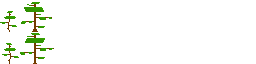
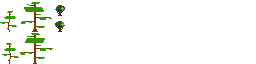
Comparing the layer stacks of the two 256px x 64px images. Changes:
added group "BushSmall" with 11 layers over bbox(55, 5, 65, 32)
added group "BushMedium[F2]" with 5 layers in group "BushSmall" over bbox(55, 5, 65, 16)
added group "Foliage #1" with 3 layers in group "BushMedium[F2]" over bbox(55, 5, 65, 12)
added layer "Flowers #1" in group "Foliage #1" over bbox(57, 5, 64, 12)
added layer "FoliageBody #1" in group "Foliage #1" over bbox(55, 5, 65, 12)
added layer "FoliageOL #1" in group "Foliage #1" over bbox(55, 5, 65, 12)
added layer "trunk #5" in group "BushMedium[F2]" over bbox(57, 10, 63, 16)
added group "BushMedium[F1]" with 4 layers in group "BushSmall" over bbox(55, 21, 65, 32)
added group "Foliage" with 2 layers in group "BushMedium[F1]" over bbox(55, 21, 65, 28)
added layer "Flowers" in group "Foliage" over bbox(57, 21, 64, 28)
added layer "FoliageBody" in group "Foliage" over bbox(55, 21, 65, 28)
added layer "trunk #4" in group "BushMedium[F1]" over bbox(57, 26, 63, 32)
